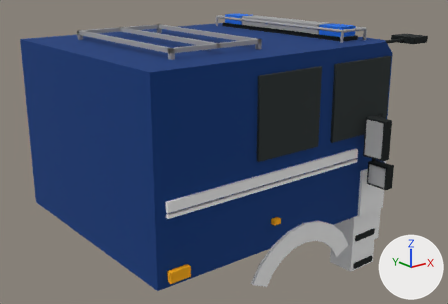
Two versions of the glTF model src/render/assets/man-le-18-280-cab.glb, one commit apart.
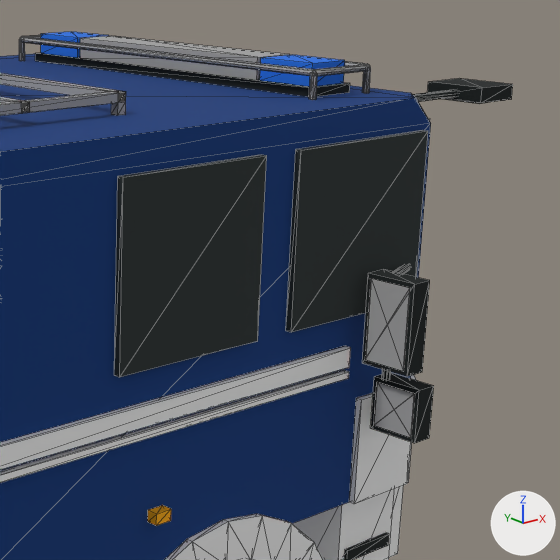
Old and new are each drawn whole from a 50 mm lens placed at (-0.18, -5.11, 3.7), pointed at (3.94, 0.04, 1.64) and again close up on the part from 46% to 100% of the width and 0% to 79% of the height. The lights are fixed; the arrows at lower right show +X, +Y and +Z. The first two pictures are the older version. The close-ups show mesh edges as thin lines. Where no turn or scale is listed for an object, it has been applied to the vertices. Vertices at exactly the same position are counted once.

Script lines for the objects in view, before the commit:
```python
me_cab = bpy.data.meshes.new('cab')
me_cab.from_pydata(...)  # 606 vertices, 1136 faces; spans x -1.81..1.81, y -1.57..1.57, z -1.31..1.31
me_cab.materials.append(mat_cab)
me_cab_glass = bpy.data.meshes.new('cab-glass')
me_cab_glass.from_pydata(...)  # a box spanning x 0.95..0.99, y -1.1..1.1, z -0.38..0.38; a box spanning x -0.04..0.78, y -1.27..-1.24, z -0.38..0.38; a box spanning x -0.99..-0.24, y -1.27..-1.24, z -0.38..0.38; a box spanning x -0.04..0.78, y 1.24..1.27, z -0.38..0.38; a box spanning x -0.99..-0.24, y 1.24..1.27, z -0.38..0.38
me_cab_glass.materials.append(mat_cab_glass)
ob_cab = bpy.data.objects.new('cab', me_cab)
ob_cab.location = (4.03, 0.0, 1.73)
ob_cab_glass = bpy.data.objects.new('cab-glass', me_cab_glass)
ob_cab_glass.location = (4.265, 0.0, 2.378)
```
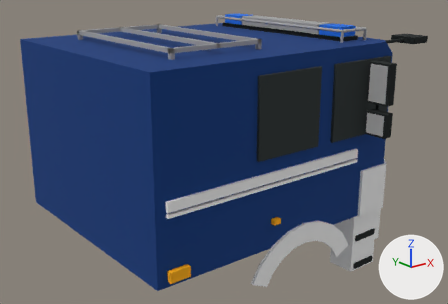
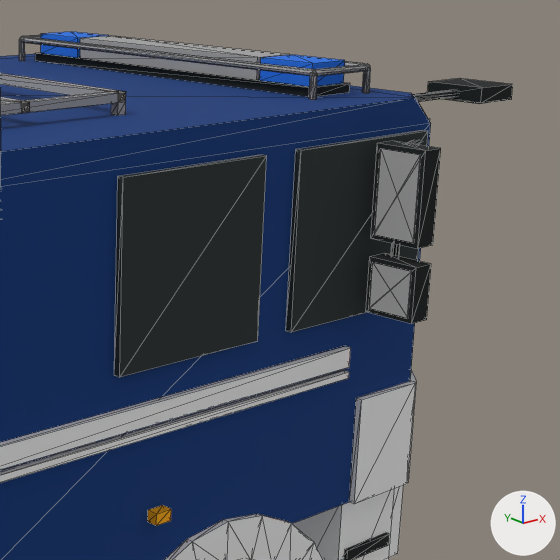
What changed in the scene script:
```text
Change me_cab:
    where me_cab.from_pydata(...)  # 606 vertices, 1136 faces; spans x -1.81..1.81, y -1.57..1.57, z -1.31..1.31
    used by ob_cab; location = (4.03, 0.0, 1.73)
    me_cab part 1: the loose piece of 8 vertices spanning x 0.6..0.61, y -1.55..-1.35, z 0.09..0.45 is moved by (0.0, 0.0, 0.55)
    me_cab part 2: the loose piece of 8 vertices spanning x 0.61..0.7, y -1.57..-1.33, z 0.07..0.47 is moved by (0.0, 0.0, 0.55)
    me_cab part 3: the loose piece of 8 vertices spanning x 0.69, y -1.55..-1.35, z -0.23..-0.03 is moved by (-0.09, 0.0, 0.55)
    me_cab part 4: the loose piece of 8 vertices spanning x 0.69..0.8, y -1.57..-1.33, z -0.25..-0.01 is moved by (-0.09, 0.0, 0.55)
    me_cab part 5: the loose piece of 16 vertices spanning x 0.68..1.05, y -1.39..-1.21, z 0.41..0.45 is moved by (0.0, 0.0, 0.55)
    me_cab part 6: the loose piece of 16 vertices spanning x 0.71..0.74, y -1.39..-1.35, z -0.13..0.43 is moved by (0.0, 0.0, 0.55)
```

Boxes [x1, y1, x2, y2] around the edits, measured in the close-ups (560 x 560 px; the box of a moved part takes in the faces that stretch with it):
part 1 of me_cab, moved or reshaped
    before: [365, 279, 410, 371]
    after: [374, 149, 421, 243]
part 2 of me_cab, moved or reshaped
    before: [362, 269, 430, 377]
    after: [371, 141, 441, 249]
part 3 of me_cab, moved or reshaped
    before: [374, 382, 415, 438]
    after: [369, 263, 412, 318]
part 4 of me_cab, moved or reshaped
    before: [371, 373, 434, 443]
    after: [366, 254, 431, 324]
part 5 of me_cab, moved or reshaped (mostly hidden)
    before: [393, 265, 411, 274]
    after: [407, 140, 421, 145]
part 6 of me_cab, moved or reshaped (mostly hidden)
    before: [382, 369, 391, 379]
    after: [391, 243, 400, 257]
